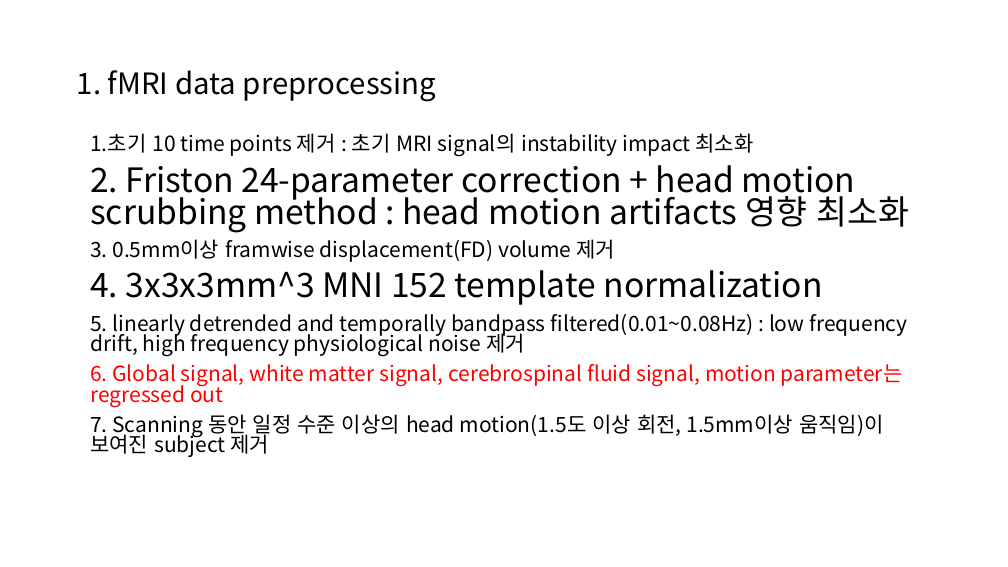
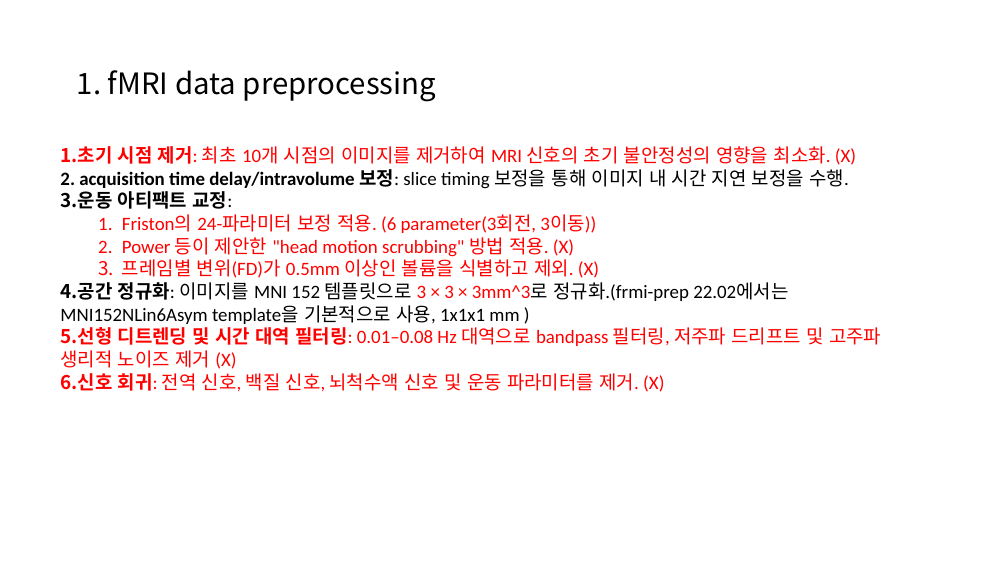
Before and after one commit to janett105/GNN_SCHZ, a slide deck: slide 3 of Presentation/초기 발표.pptx. Drawn at 1008x567 pixels with LibreOffice and Linux fonts; fonts in the diff are those of the drawing. Boxes give left, top, right and bottom in pixels: in the first picture for what was removed or moved away, otherwise in the second. Text is boxed around its words. In the diff, an @@ line names an element or a change of style, - is before the commit and + after.

```diff
--- a/Presentation/초기 발표.pptx
+++ b/Presentation/초기 발표.pptx
@@ text added at <box>60,146,881,392</box>, 18 pt, text #FF0000 @@
+1. 초기 시점 제거: 최초 10개 시점의 이미지를 제거하여 MRI 신호의 초기 불안정성의 영향을 최소화. (X)
+2. acquisition time delay/intravolume 보정: slice timing 보정을 통해 이미지 내 시간 지연 보정을 수행.
+3. 운동 아티팩트 교정:
+  1. Friston의 24-파라미터 보정 적용. (6 parameter(3회전, 3이동))
+  2. Power 등이 제안한 "head motion scrubbing" 방법 적용. (X)
+  3. 프레임별 변위(FD)가 0.5mm 이상인 볼륨을 식별하고 제외. (X)
+4. 공간 정규화: 이미지를 MNI 152 템플릿으로 3 × 3 × 3mm^3로 정규화.(frmi-prep 22.02에서는 MNI152NLin6Asym template을 기본적으로 사용, 1x1x1 mm )
+5. 선형 디트렌딩 및 시간 대역 필터링: 0.01–0.08 Hz 대역으로 bandpass 필터링, 저주파 드리프트 및 고주파 생리적 노이즈 제거 (X)
+6. 신호 회귀: 전역 신호, 백질 신호, 뇌척수액 신호 및 운동 파라미터를 제거. (X)
@@ text removed at <box>90,133,909,457</box> @@
-1.초기 10 time points 제거 : 초기 MRI signal의 instability impact 최소화
-2. Friston 24-parameter correction + head motion scrubbing method : head motion artifacts 영향 최소화
-3. 0.5mm이상 framwise displacement(FD) volume 제거
-4. 3x3x3mm^3 MNI 152 template normalization
-5. linearly detrended and temporally bandpass filtered(0.01~0.08Hz) : low frequency drift, high frequency physiological noise 제거
-6. Global signal, white matter signal, cerebrospinal fluid signal, motion parameter는 regressed out
-7. Scanning 동안 일정 수준 이상의 head motion(1.5도 이상 회전, 1.5mm이상 움직임)이 보여진 subject 제거
```
Also in this commit, not shown: 4 other slides changed, 1 slide added, 3 slides removed, 1 other file.
